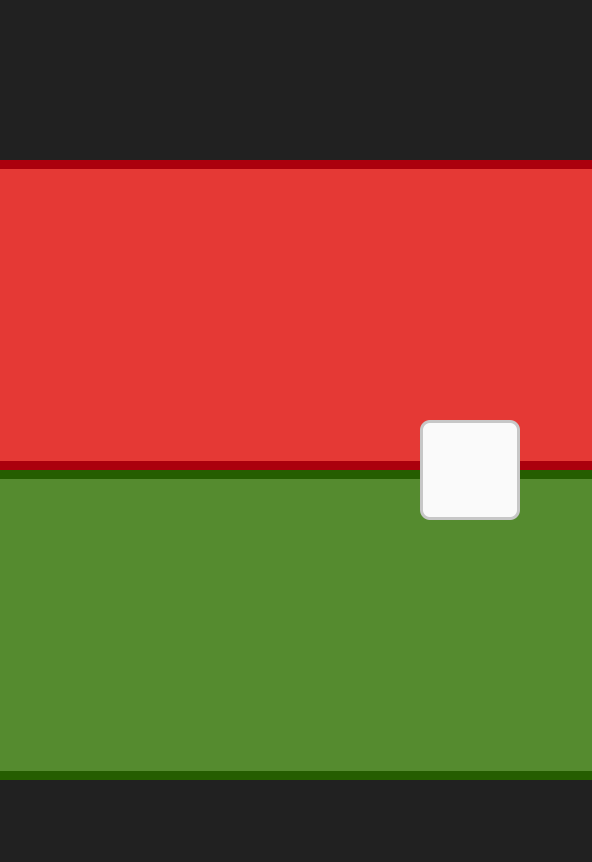
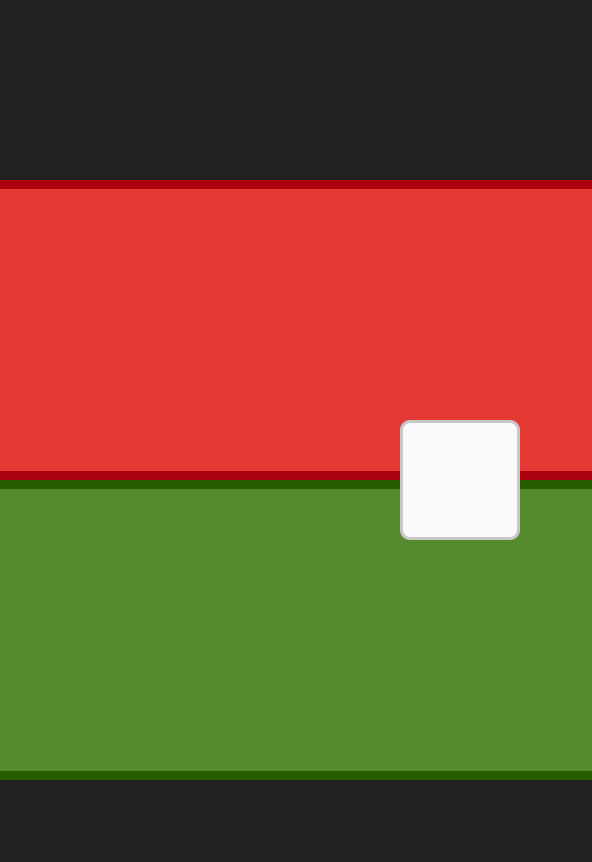
Before/after of a 592 × 862 layered artwork. What changed in the layer stack:
painted on "Quality" over [400, 420, 520, 540]
painted on "Cost" over [0, 160, 592, 480]
painted on "Gain" over [0, 470, 592, 489]
